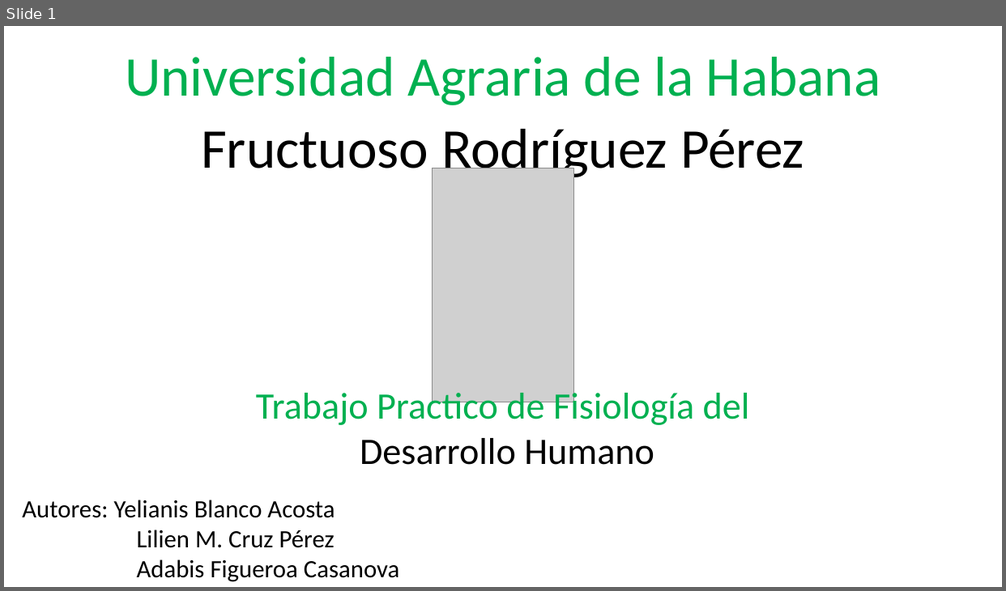
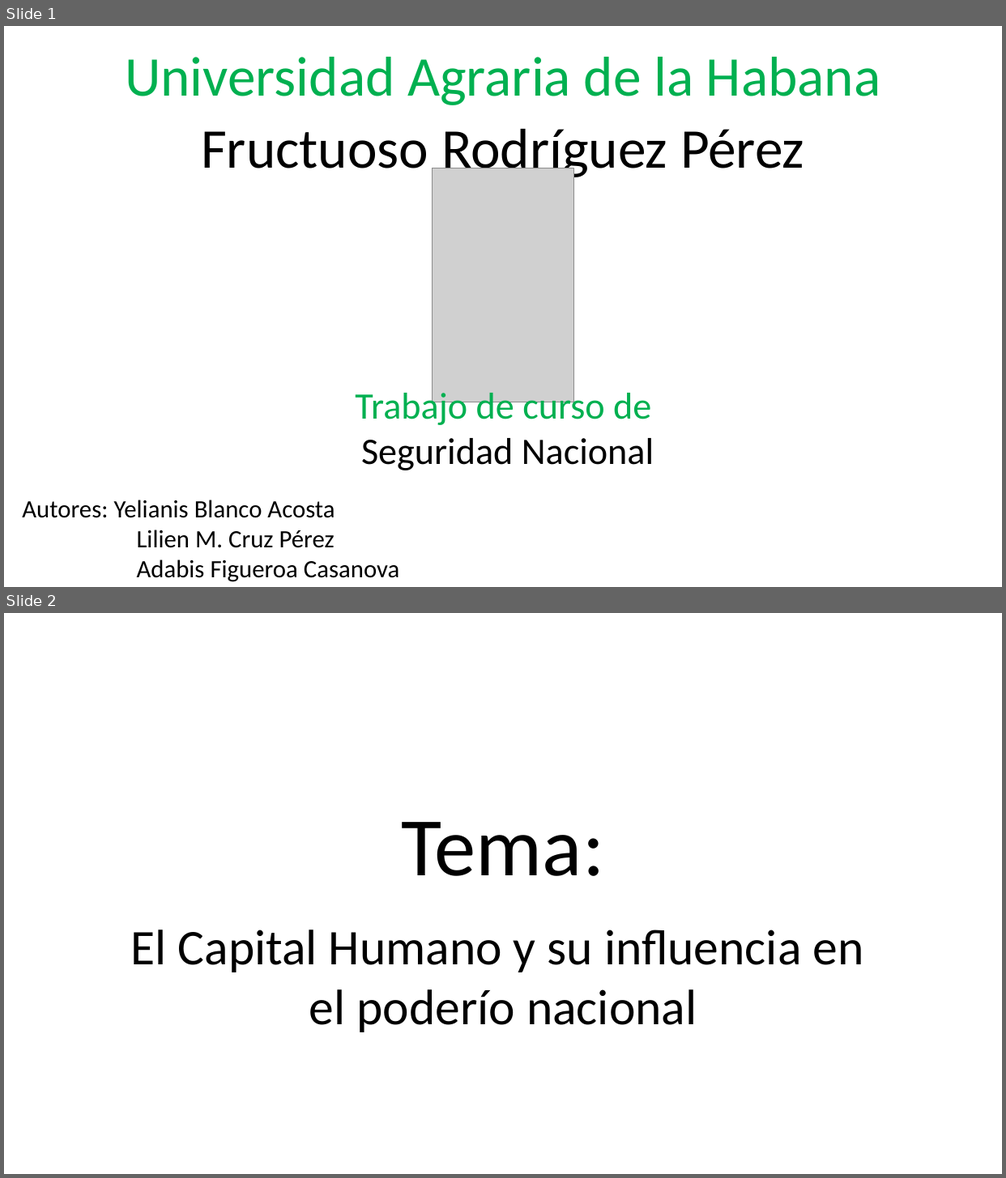
Before and after one commit to yeli120498/yeli120498, a slide deck: Ier Semestre/Seguridad Nacional/Presentacion de seguridad nacionañ.pptx. Shown one above the other, each under a label of ours: slide 1 before the commit, slides 1 and 2 after it. The pictures are 1006x591 and 1006x1178 pixels, drawn with LibreOffice and Linux fonts; fonts in the diff are those of the drawing; grey boxes stand for pictures. Boxes give left, top, right and bottom in pixels: in the first picture for what was removed or moved away, otherwise in the second. Text is boxed around its words. In the diff, an @@ line names an element or a change of style, - is before the commit and + after.

Commit message:
Presentacion y distribucion de la presentacion del trabajo de seguridad nacional

```diff
--- a/Ier Semestre/Seguridad Nacional/Presentacion de seguridad nacionañ.pptx
+++ b/Ier Semestre/Seguridad Nacional/Presentacion de seguridad nacionañ.pptx
@@ slide 2 added at (4, 613, 1002, 1174), background #FFFFFF @@
@@ text added at (131, 822, 863, 1033), 48 pt, text #000000 @@
+Tema:
+El Capital Humano y su influencia en
+el poderío nacional
@@ slide 1 changed as well @@
@@ text at (355, 388, 654, 471): text changed; text colour #00B050 to #000000 @@
-Trabajo Practico de Fisiología del
-Desarrollo Humano
+Trabajo de curso de
+Seguridad Nacional
```
Also in this commit, not shown: 1 other slide changed, 6 other slides added, 12 slides removed, 1 other file.
